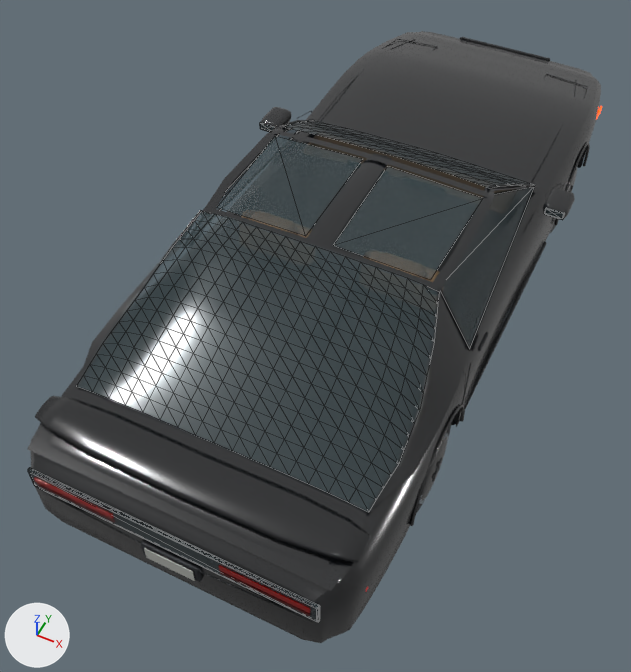
An edit to the glTF model assets/vehicles/kitt.glb, drawn before and after from the same camera.
The view is the same before and after, from a 50 mm camera at (1.48, -3.87, 4.25) aimed at (-0.14, -0.62, 0.19). The lights are fixed; the arrows at lower left show +X, +Y and +Z. The picture after the commit comes second. Mesh edges are drawn as thin lines on the coarser meshes. Where no turn or scale is listed for an object, it has been applied to the vertices.

Script lines for the objects in view, before the commit:
```python
mat_glass = principled_material('Glass')
mat_glass.base_color = (0.06, 0.088, 0.098)  # greyish cyan #455458
mat_glass.metallic = 0.06
mat_glass.roughness = 0.16
mat_glass.alpha = 0.58
me_sculpted_body_shell = bpy.data.meshes.new('Sculpted body shell')
me_sculpted_body_shell.from_pydata(...)  # 3419 vertices, 6602 faces; spans x -1.03..1.03, y -2.41..2.42, z 0.19..1.26
me_sculpted_body_shell.materials.append(mat_bodypaint)  # black #121418
me_wheel_well_liner = bpy.data.meshes.new('Wheel well liner')
me_wheel_well_liner.from_pydata(...)  # 1408 vertices, 2360 faces; spans x -0.91..0.91, y -2.44..2.44, z 0.17..1.24
me_wheel_well_liner.materials.append(mat_rubbertrim)
me_windshield = bpy.data.meshes.new('Windshield')
me_windshield.from_pydata(...)  # 502 vertices, 868 faces; spans x -1.02..1.02, y -2.42..0.6, z 0.58..1.26
me_windshield.materials.append(mat_glass)  # greyish cyan #455458
ob_body_bodypaint = bpy.data.objects.new('Body_BodyPaint', me_sculpted_body_shell)
ob_body_bodypaint.location = (0.0, 0.0, 0.0)
ob_body_glass = bpy.data.objects.new('Body_Glass', me_windshield)
ob_body_glass.location = (0.0, 0.0, 0.0)
ob_body_rubbertrim = bpy.data.objects.new('Body_RubberTrim', me_wheel_well_liner)
ob_body_rubbertrim.location = (0.0, 0.0, 0.0)
# also in view: 'Body_Lamps' at (0.0, -0.08, 0.64)
```
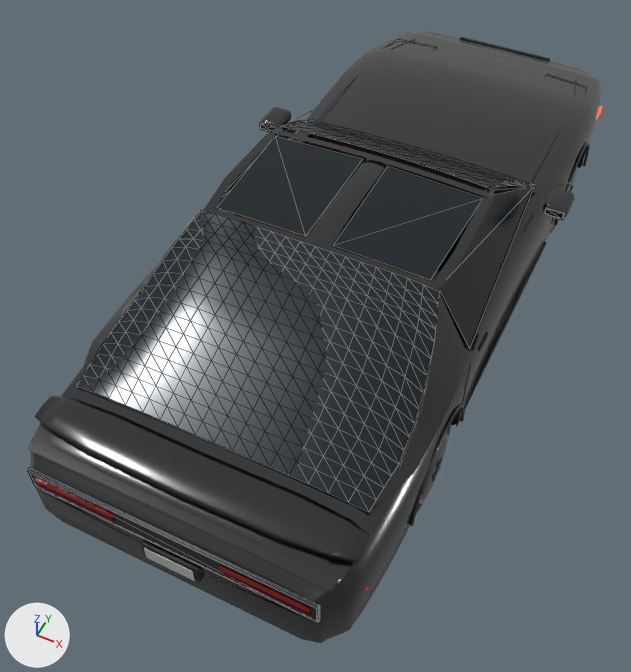
The edits, one by one:
Material 'Glass' (mat_glass) changes colour from greyish cyan #455458 to black #161f26; in linear values from (0.06, 0.088, 0.098) to (0.008, 0.014, 0.019).
In material 'Glass' (mat_glass), alpha goes from 0.58 to 1.0.
In material 'Glass' (mat_glass), roughness goes from 0.16 to 0.22.

Location of each change, (x1, y1, x2, y2) in pixels of the pictures (631 x 672 px):
'Body_Glass', recoloured, surface changed: (28, 122, 565, 613) in both
